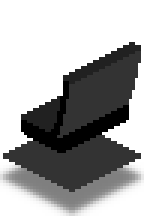
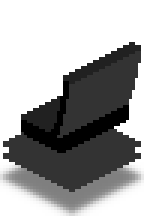
The second (144, 216) image is a revision of the first. Changes to its layers:
added layer "Base copy" above "Base" over 3, 129, 141, 150
